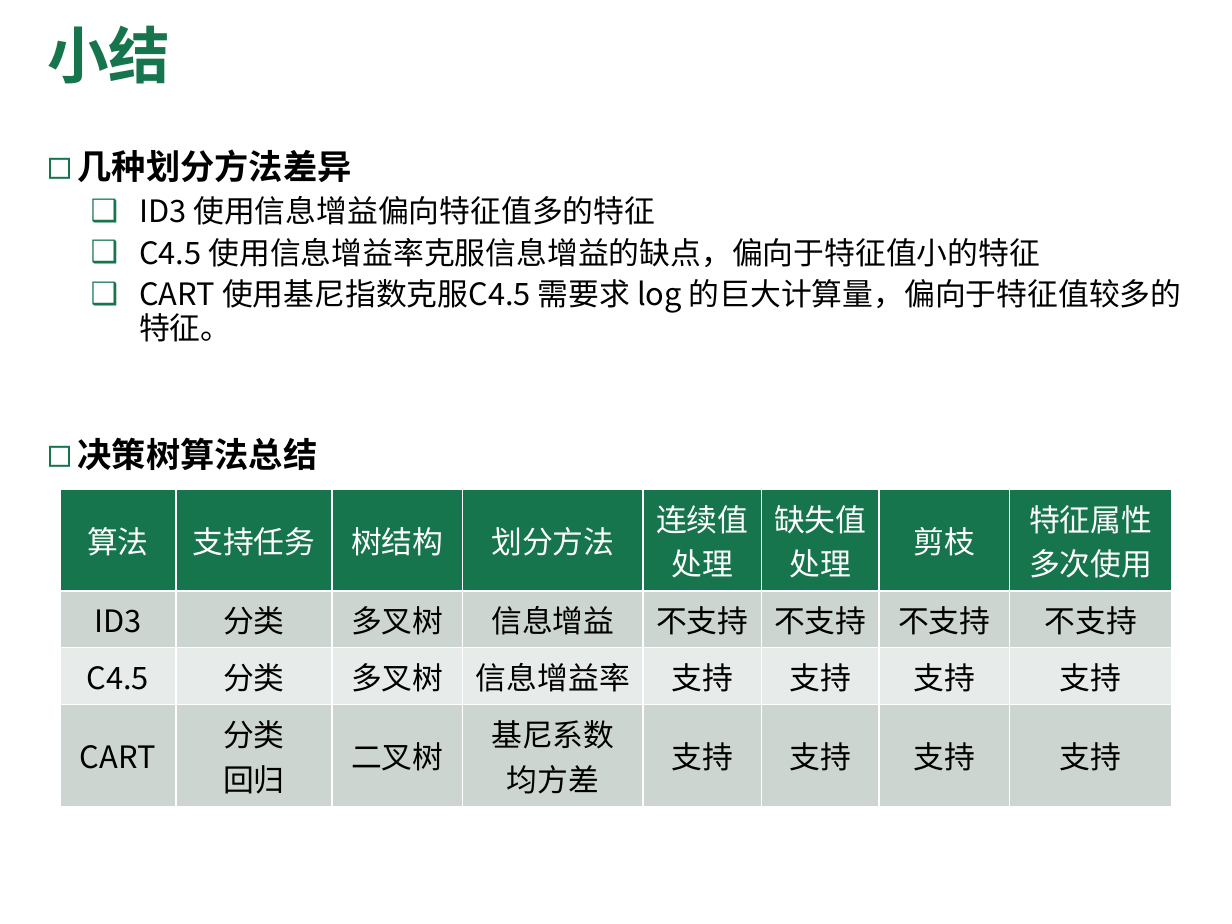
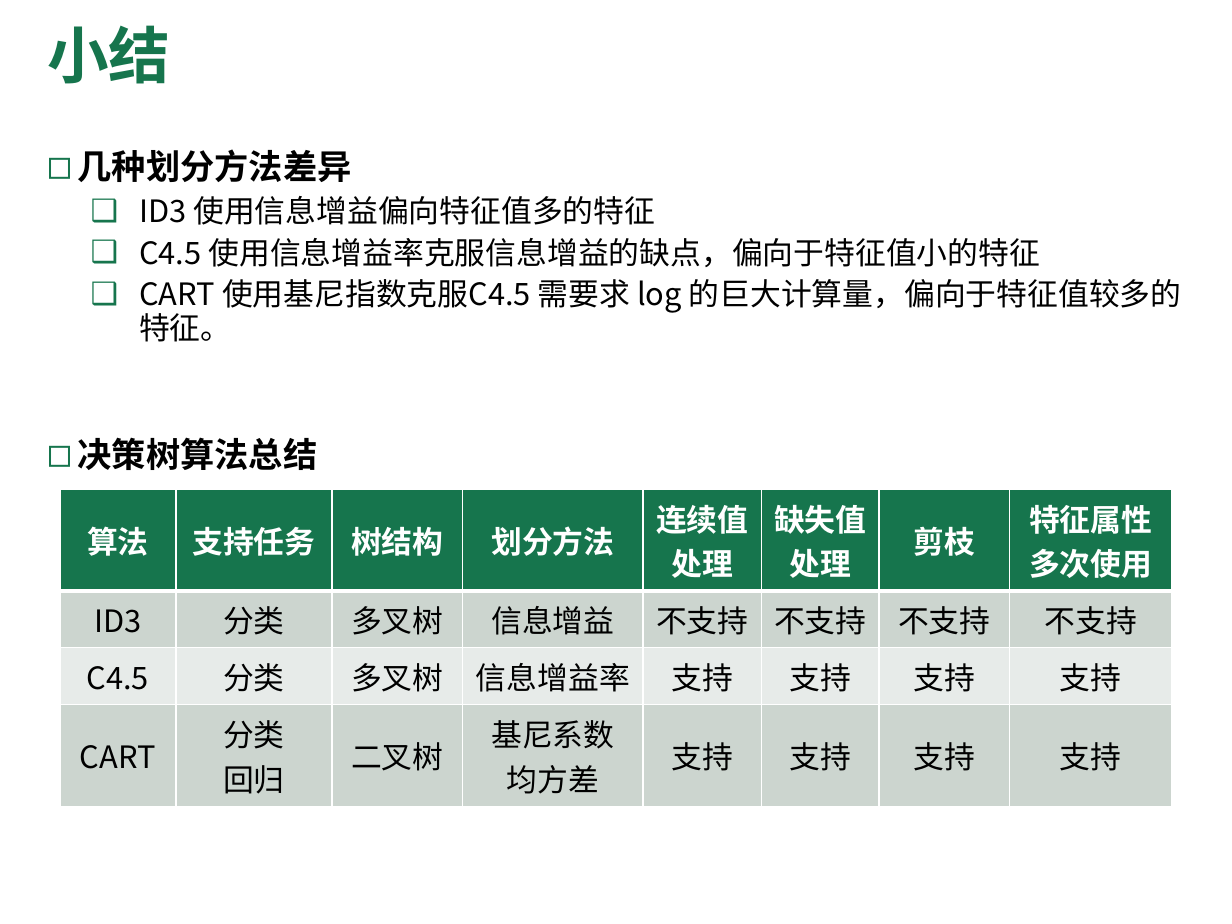
Before and after one commit to Aetik-yue/CQU_Study_Material, a slide deck: slide 52 of 机器学习/课件/ML-ch4-决策树.pptx. Drawn at 1232x924 pixels with LibreOffice and Linux fonts; fonts in the diff are those of the drawing; background and template pictures are left out. Boxes give left, top, right and bottom in pixels: in the first picture for what was removed or moved away, otherwise in the second. Text is boxed around its words. In the diff, an @@ line names an element or a change of style, - is before the commit and + after.

```diff
--- a/机器学习/课件/ML-ch4-决策树.pptx
+++ b/机器学习/课件/ML-ch4-决策树.pptx
@@ table at bbox=[60, 489, 1172, 798] @@
@@ bold on in "算法", "支持任务", "树结构", "划分方法" and 4 more places @@
```
Also in this commit, not shown: 2 other slides changed, 22 other files.
